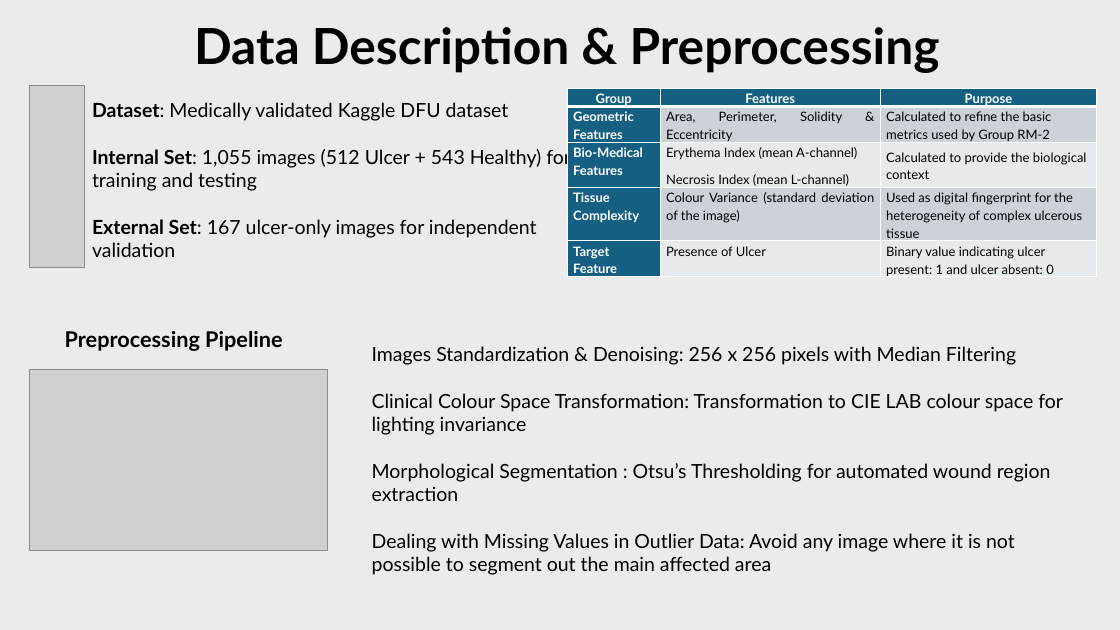
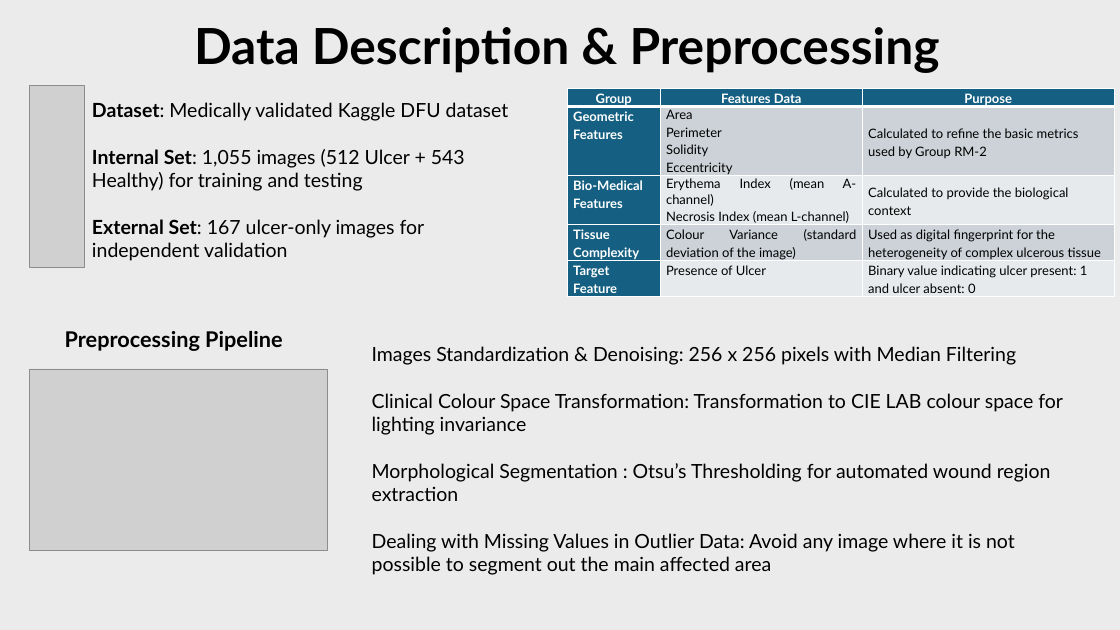
Before and after one commit to Bukhari7703/KIE4033_Bukhari_Assignment2, a slide deck: slide 5 of Assignment_files/Presentation.pptx. Drawn at 1120x630 pixels with LibreOffice and Linux fonts; fonts in the diff are those of the drawing; grey boxes stand for pictures. Boxes give left, top, right and bottom in pixels: in the first picture for what was removed or moved away, otherwise in the second. Text is boxed around its words. In the diff, an @@ line names an element or a change of style, - is before the commit and + after.

```diff
--- a/Assignment_files/Presentation.pptx
+++ b/Assignment_files/Presentation.pptx
@@ table at [567, 89, 1114, 301] @@
-row 1, column 2: Features
+row 1, column 2: Features Data
-row 2, column 2: Area, Perimeter, Solidity & Eccentricity
+row 2, column 2: Area / Perimeter / Solidity / Eccentricity
@@ line spacing 1.15 to 1 @@
@@ less space between paragraphs @@
@@ table: place and size @@
-table at [567, 89, 1097, 281]
+table at [567, 89, 1114, 301]
@@ text "Dataset: Medically validated Kaggle DFU ..." rewrapped from [92, 102, 571, 257] to [92, 102, 509, 261] @@
```
Also in this commit, not shown: 6 other slides changed, 4 other files.
